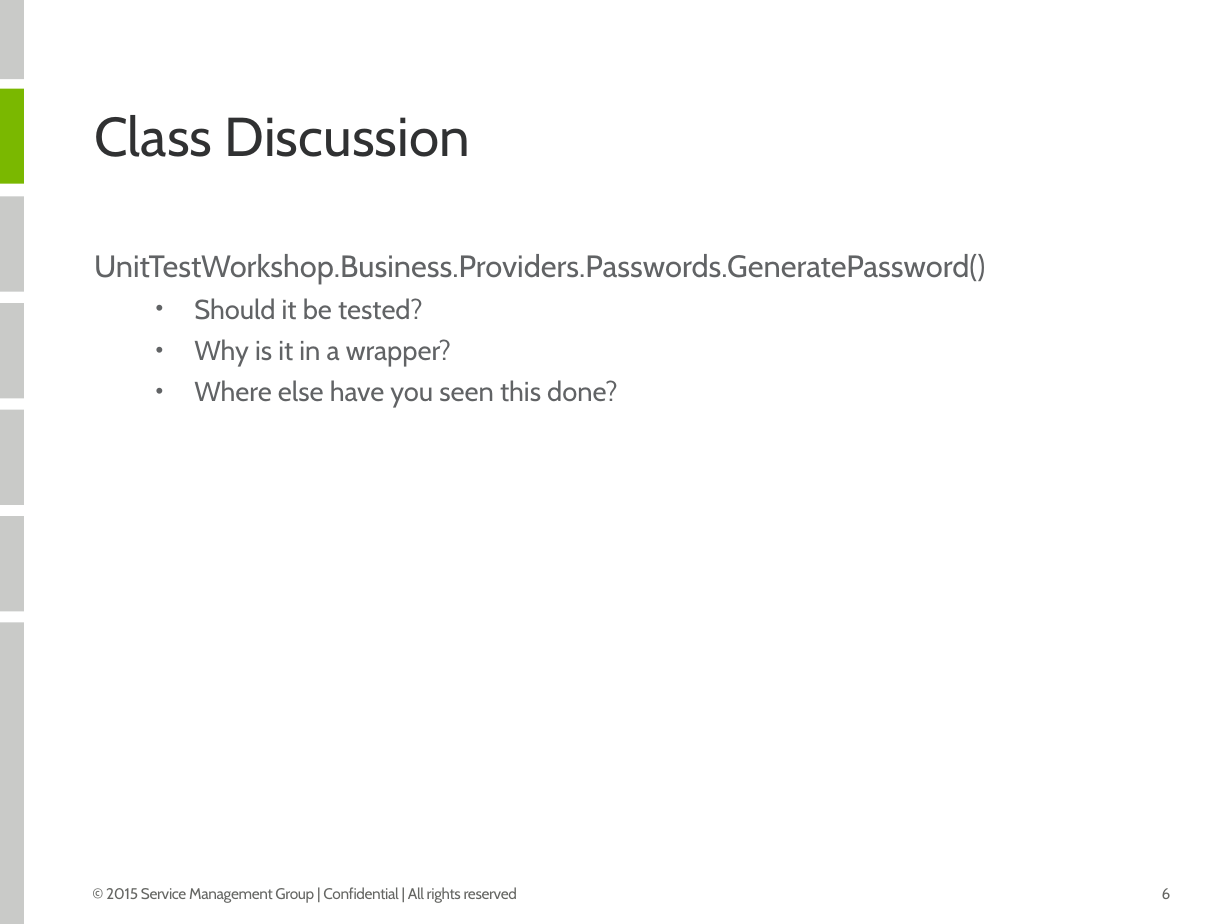
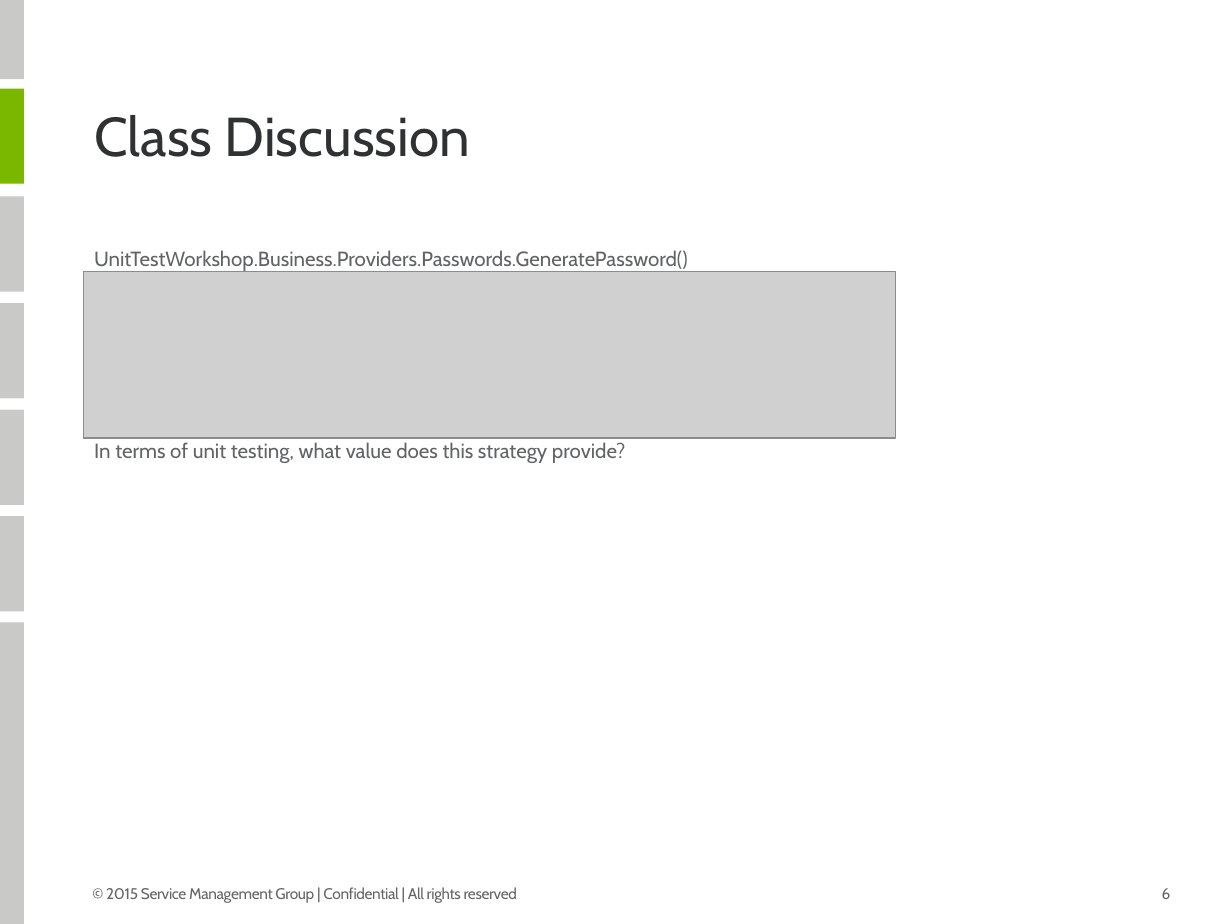
Before and after one commit to taeatonDev/UnitTestTraining, a slide deck: slide 6 of Unit Test Course Outline.pptx. Drawn at 1232x924 pixels with LibreOffice and Linux fonts; fonts in the diff are those of the drawing; grey boxes stand for pictures. Boxes give left, top, right and bottom in pixels: in the first picture for what was removed or moved away, otherwise in the second. Text is boxed around its words. In the diff, an @@ line names an element or a change of style, - is before the commit and + after.

```diff
--- a/Unit Test Course Outline.pptx
+++ b/Unit Test Course Outline.pptx
@@ text "UnitTestWorkshop.Business.Providers.Passwords.GeneratePasswo ..." at [94, 250, 688, 272]: size 18 to 12 pt @@
@@ picture added at [84, 271, 896, 437] @@
@@ text at [194, 298, 617, 408]: paragraphs removed @@
-  • Should it be tested?
-  • Why is it in a wrapper?
-  • Where else have you seen this done?
@@ text added at [94, 442, 626, 463], 12 pt, text #616365 @@
+In terms of unit testing, what value does this strategy provide?
```
Also in this commit, not shown: 3 other slides changed, 6 slides added.
